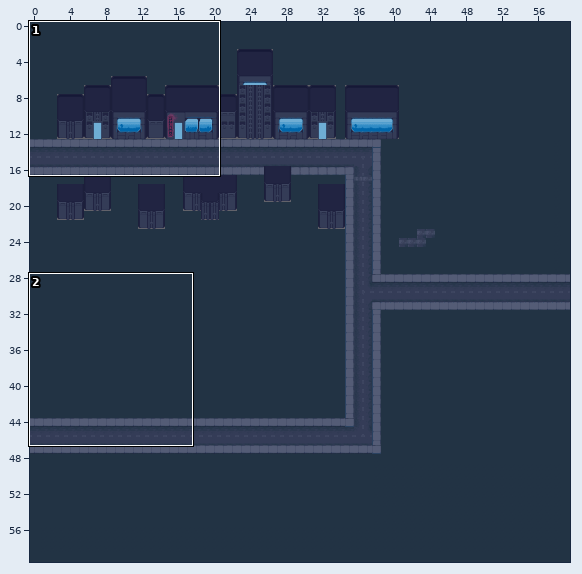
Tiled map, stored at tiledMaps/City.tmx. The picture above shows the old version from afar; the outline marks the close-up.
Close-up. Old version:
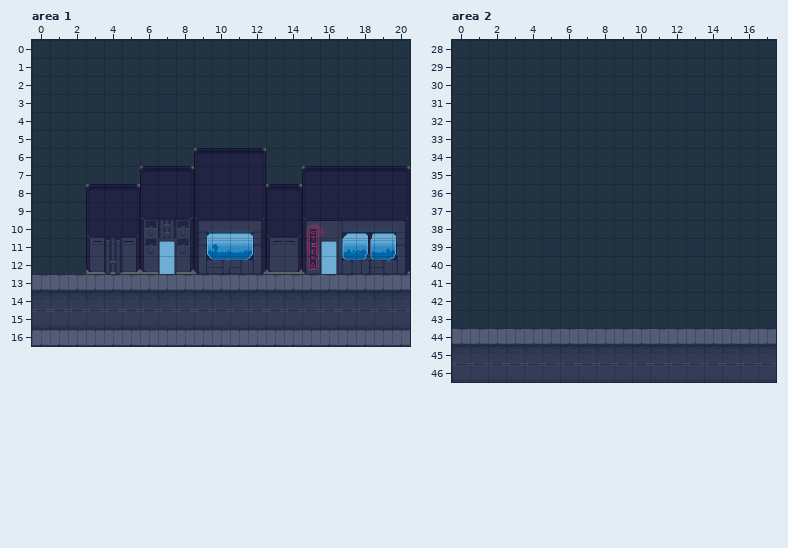
Cells are 40x40 px. Shown: area 1 x 0..20, y 0..16; area 2 x 0..17, y 28..46. The commit also changed other parts of the map, which this record leaves out.
And afterwards:
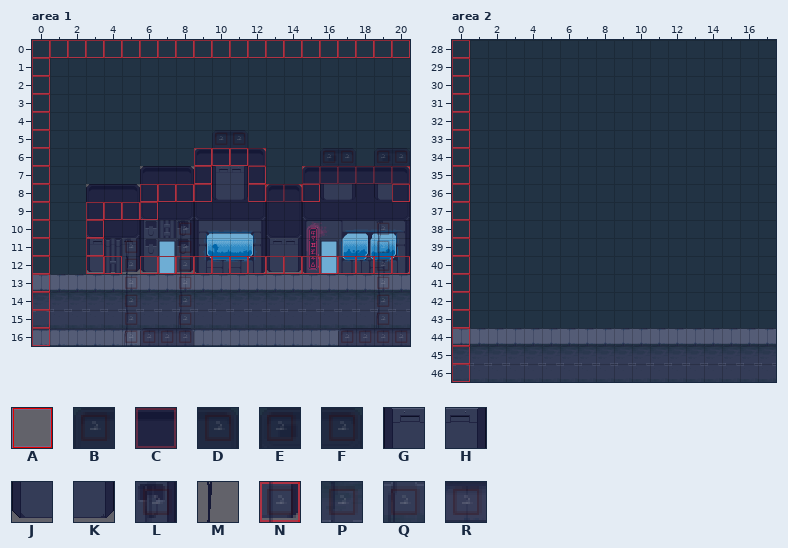
Key: from "AllTiles": A 1, B 25, C 26, D 27, E 34, F 36, G 37, H 39, J 62, K 64, L 93, M 96, N 98, P 100, Q 101; from "height": R 1.
_ is an empty cell.
Tiles of an added or newly shown layer are drawn over the layers below it.
See-through tiles are keyed as they look on the map.
From the commit log: depth layer added to tmx map
From old to new:
Changed rows in their new state; . is an unchanged cell.
Layer "Interactable" (now shown), area 1:
first column x 0:
 0 AAAAAAAAAAAAAAAAAAAAA
 1 A....................
 2 A....................
 3 A....................
 4 A....................
 5 A....................
 6 A........AAAA........
 7 A........AGHA..AAAAAA
 8 A.....AAAAJKAAAAJK.JA
 9 A..AAAA..............
10 A..A.................
11 A..A.................
12 A..AAMAAAAAAAAAAAAAAA
13 A....................
14 A....................
15 A....................
16 A....................
Layer "Depth-Sorted" (now shown), area 1:
first column x 5:
 5 .....BD.........
 6 .......D...EF.EF
 7 ..........BCCCCD
 8 ........BD......
10 ...L..........L.
11 L..N..........N.
12 ...N..........N.
13 N..N..........N.
14 N..P..........P.
15 P..Q..........Q.
16 QBCD........BCCC
Layer "Heightmap" (added), area 1:
first column x 10:
 5 RR.........
 6 ......RR.RR
first column x 5:
10 ...R..........R.
11 R..R..........R.
12 R..R..........R.
13 R..R..........R.
14 R..R..........R.
15 R..R..........R.
16 RRRR........RRRR
Layer "Interactable" (now shown), area 2:
first column x 0:
28 A
29 A
30 A
31 A
32 A
33 A
34 A
35 A
36 A
37 A
38 A
39 A
40 A
41 A
42 A
43 A
44 A
45 A
46 A
Changed places in both close-ups, as pixel boxes (x1, y1, x2, y2):
added: (32, 40, 410, 346)
added: (452, 40, 470, 382)
